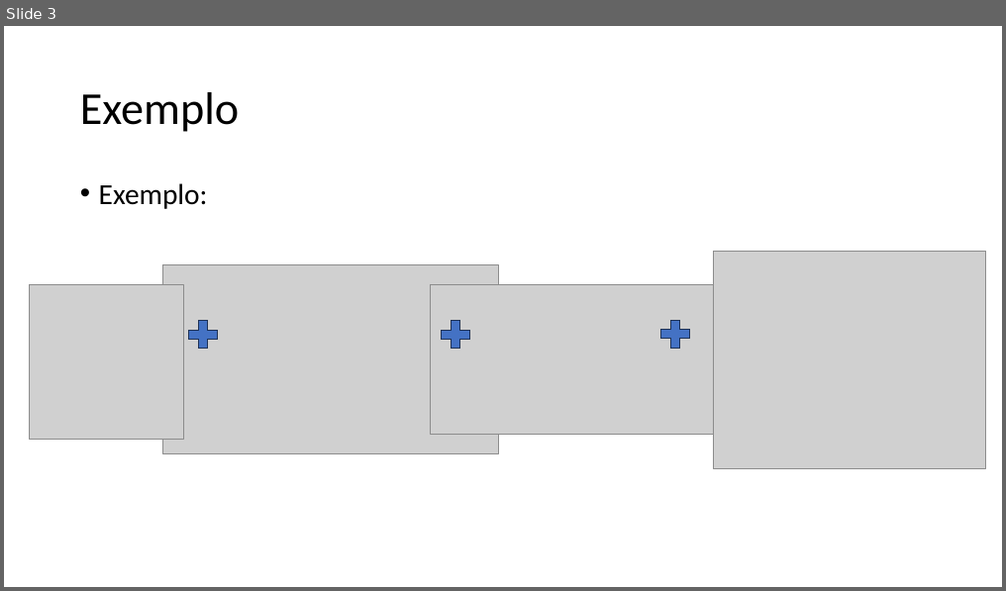
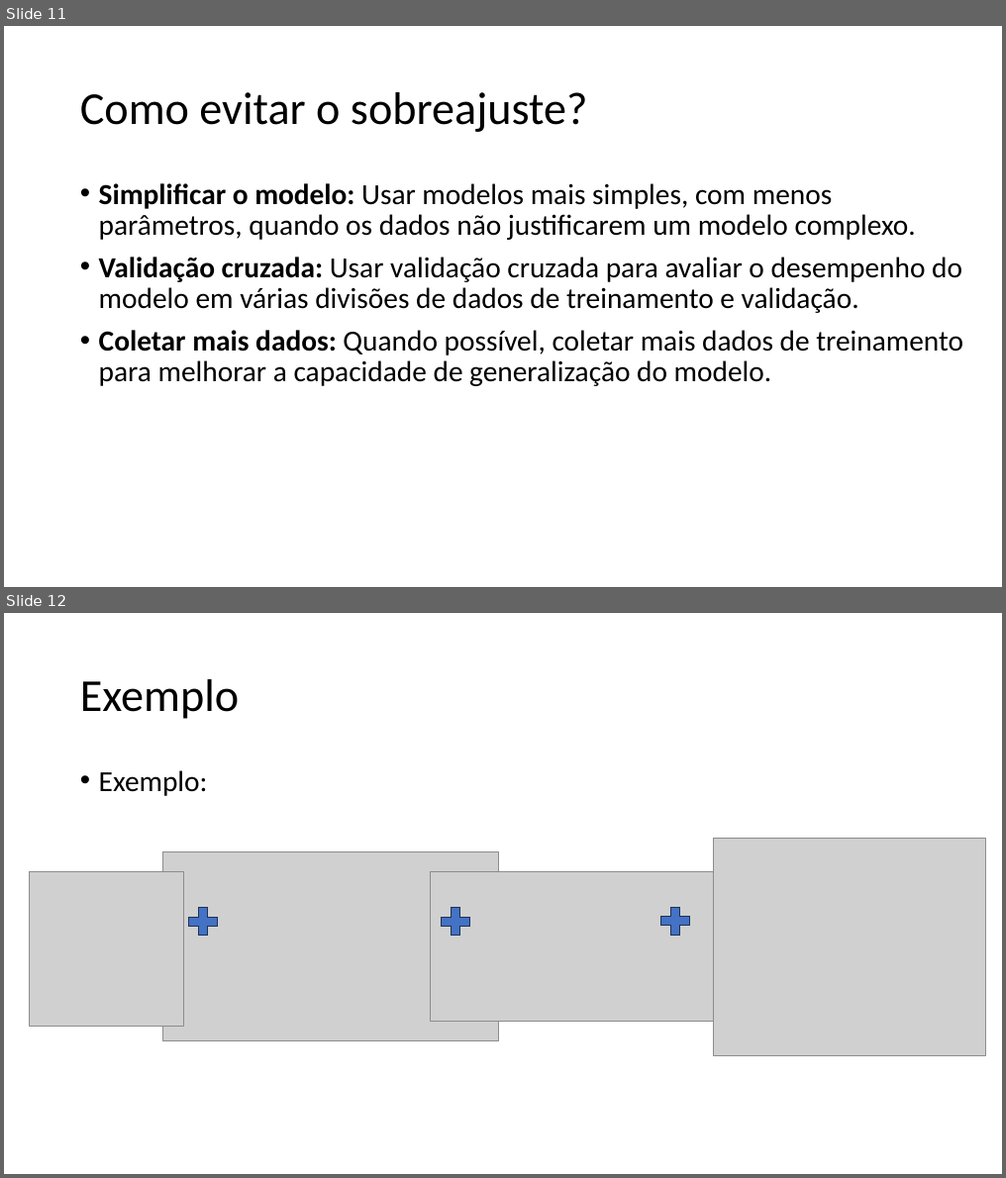
Before and after one commit to zz4fap/tp557-iot-ml, a slide deck: slides/TP557_13.pptx. Shown one above the other, each under a label of ours: slide 3 before the commit, slides 11 and 12 after it. The pictures are 1006x591 and 1006x1178 pixels, drawn with LibreOffice and Linux fonts; fonts in the diff are those of the drawing; grey boxes stand for pictures. Boxes give left, top, right and bottom in pixels: in the first picture for what was removed or moved away, otherwise in the second. Text is boxed around its words. In the diff, an @@ line names an element or a change of style, - is before the commit and + after.

```diff
--- a/slides/TP557_13.pptx
+++ b/slides/TP557_13.pptx
@@ slide 11 added at <box>4,26,1002,587</box>, background #FFFFFF @@
@@ title added at <box>80,92,587,132</box>, 44 pt, text #000000 @@
+Como evitar o sobreajuste?
@@ text added at <box>99,183,963,386</box>, 28 pt, text #000000 @@
+• Simplificar o modelo: Usar modelos mais simples, com menos parâmetros, quando os dados não justificarem um modelo complexo.
+• Validação cruzada: Usar validação cruzada para avaliar o desempenho do modelo em várias divisões de dados de treinamento e validação.
+• Coletar mais dados: Quando possível, coletar mais dados de treinamento para melhorar a capacidade de generalização do modelo.
@@ what was slide 3 is now slide 12 @@
```
Also in this commit, not shown: 3 slides changed, 8 other slides added, 3 other files.
